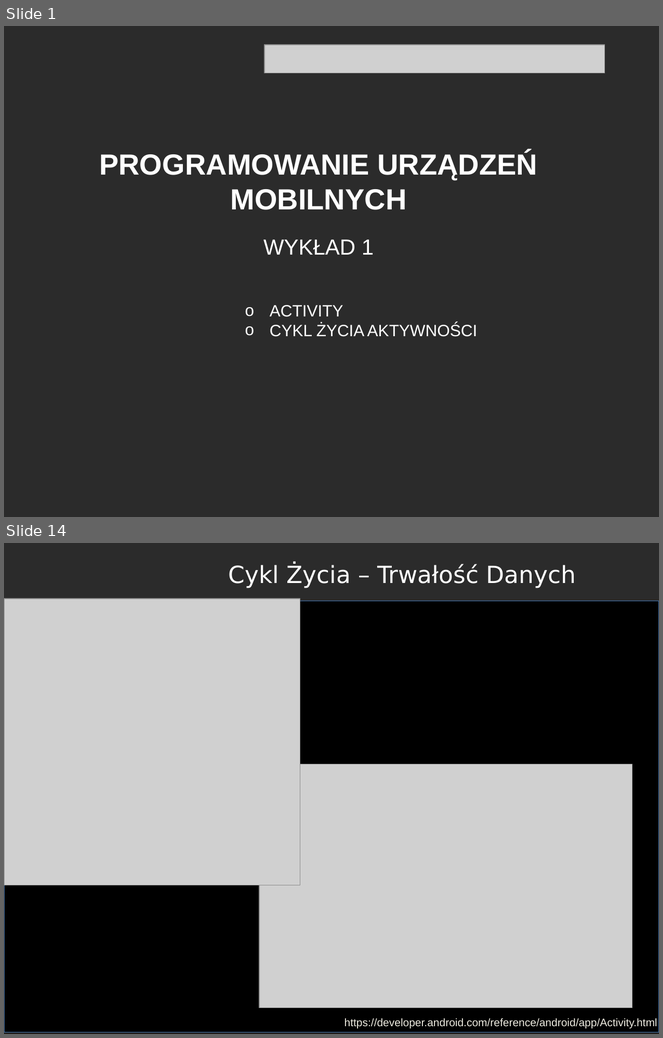
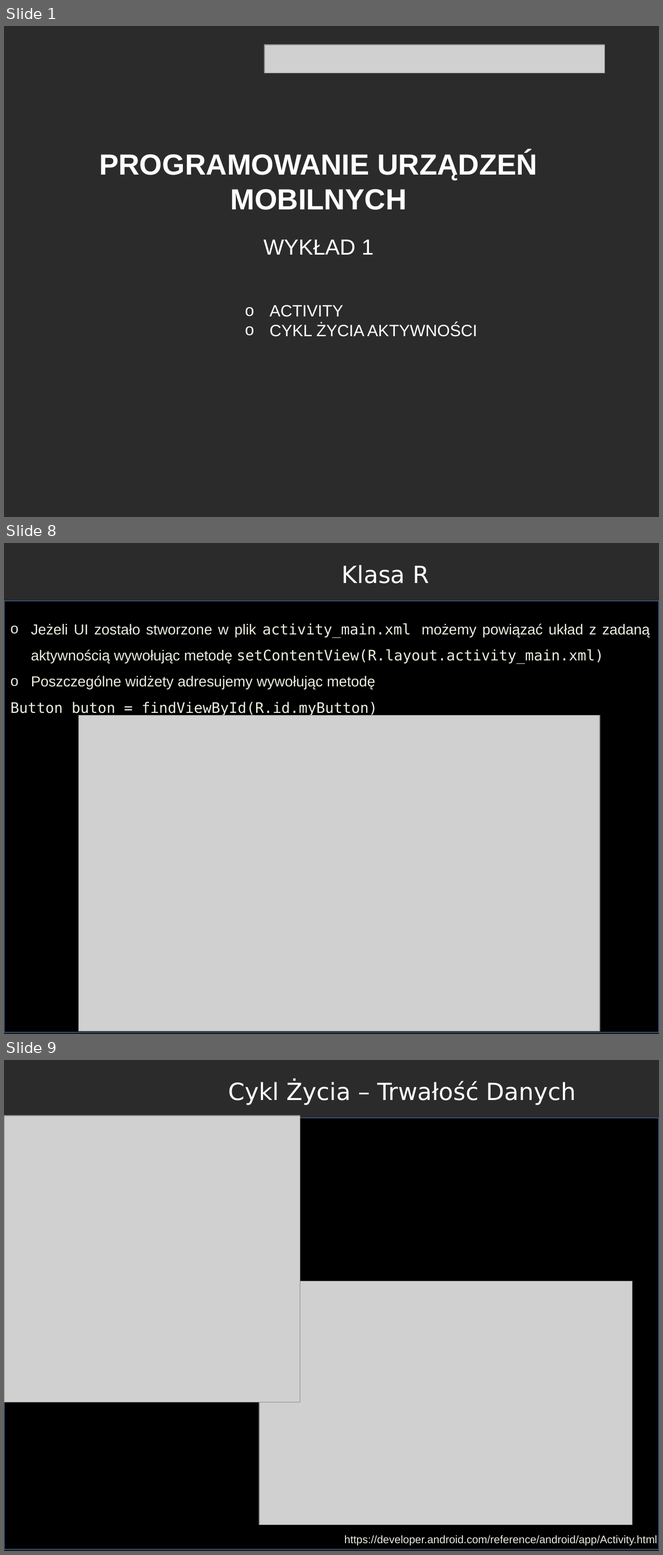
Before and after one commit to RafLew84/PUM, a slide deck: 2022-2023/Wyk/Wyklad1.pptx. Shown one above the other, each under a label of ours: slides 1 and 14 before the commit, slides 1, 8 and 9 after it; the slides between them are not shown. The pictures are 663x1038 and 663x1555 pixels, drawn with LibreOffice and Linux fonts; fonts in the diff are those of the drawing; grey boxes stand for pictures; background and template pictures are left out; a plain dark background stands for a picture behind light text. Boxes give left, top, right and bottom in pixels: in the first picture for what was removed or moved away, otherwise in the second. Text is boxed around its words. In the diff, an @@ line names an element or a change of style, - is before the commit and + after.

```diff
--- a/2022-2023/Wyk/Wyklad1.pptx
+++ b/2022-2023/Wyk/Wyklad1.pptx
@@ slide 8 added at bbox=[4, 543, 659, 1034], background picture (left out) @@
@@ text added at bbox=[342, 565, 429, 584], 26 pt, text #FFFFFF @@
+Klasa R
@@ rectangle added at bbox=[4, 601, 659, 1032], fill #000000, outline #4B7EBC 0.75 pt @@
@@ text added at bbox=[10, 623, 650, 716], 16 pt, text #EEECE1 @@
+o Jeżeli UI zostało stworzone w plik activity_main.xml możemy powiązać układ z zadaną aktywnością wywołując metodę setContentView(R.layout.activity_main.xml)
+o Poszczególne widżety adresujemy wywołując metodę
+Button buton = findViewById(R.id.myButton)
@@ picture added at bbox=[79, 715, 599, 1032] @@
@@ what was slide 14 is now slide 9 @@
```
Also in this commit, not shown: 1 slide changed, 6 other slides added, 1 slide removed, 3 other files.
